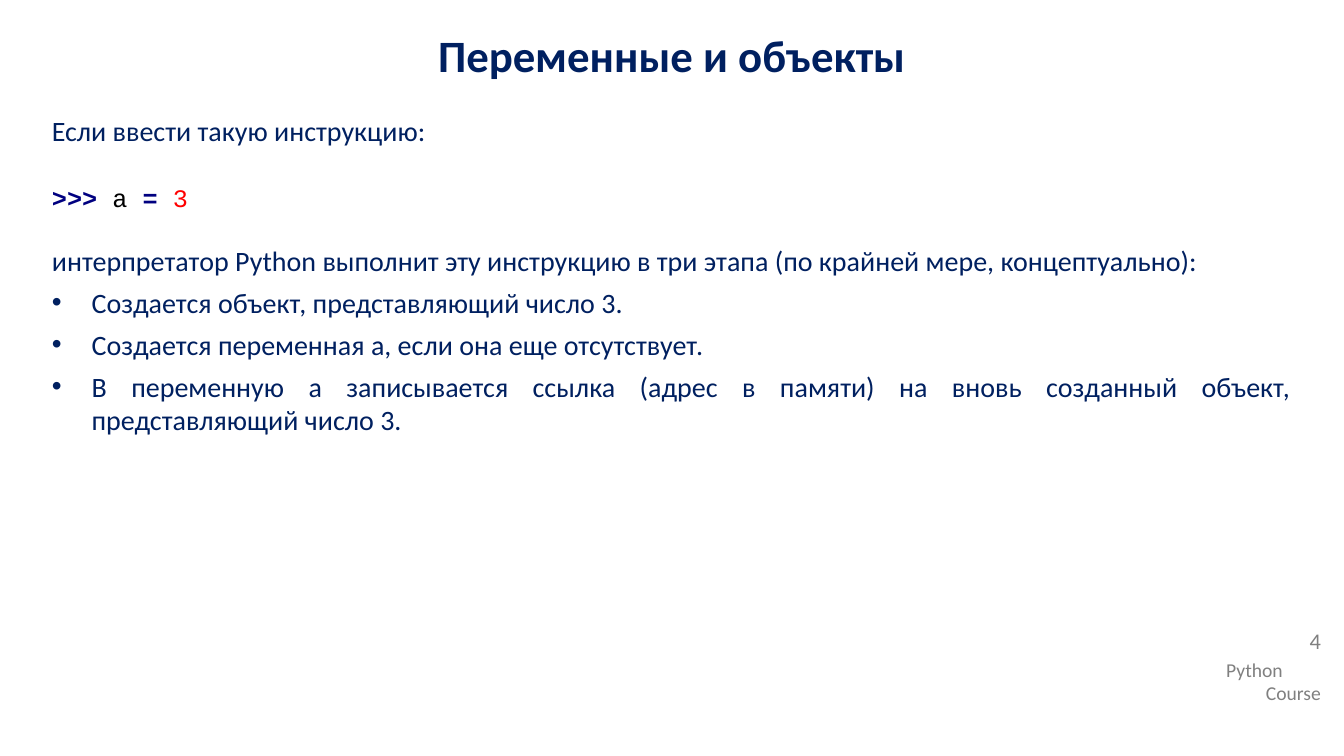
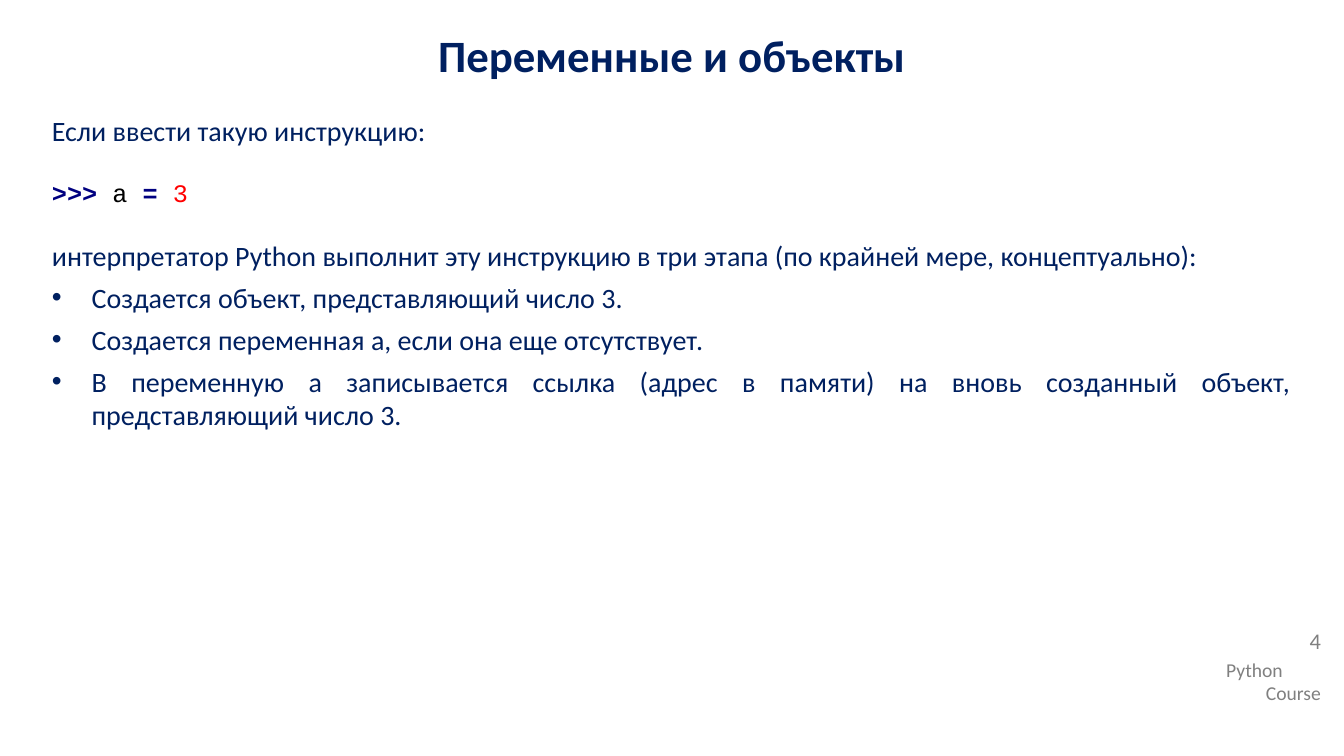
Before and after one commit to IlyaOrlov/PythonCourse2.0_September23, a slide deck: slide 4 of Lectures/py_lec_3.pptx. Drawn at 1344x756 pixels with LibreOffice and Linux fonts; fonts in the diff are those of the drawing; background and template pictures are left out. Boxes give left, top, right and bottom in pixels: in the first picture for what was removed or moved away, otherwise in the second. Text is boxed around its words. In the diff, an @@ line names an element or a change of style, - is before the commit and + after.

```diff
--- a/Lectures/py_lec_3.pptx
+++ b/Lectures/py_lec_3.pptx
@@ text at (112, 185, 188, 203): less space between paragraphs @@
```
Also in this commit, not shown: 4 other slides changed, 2 other files.
